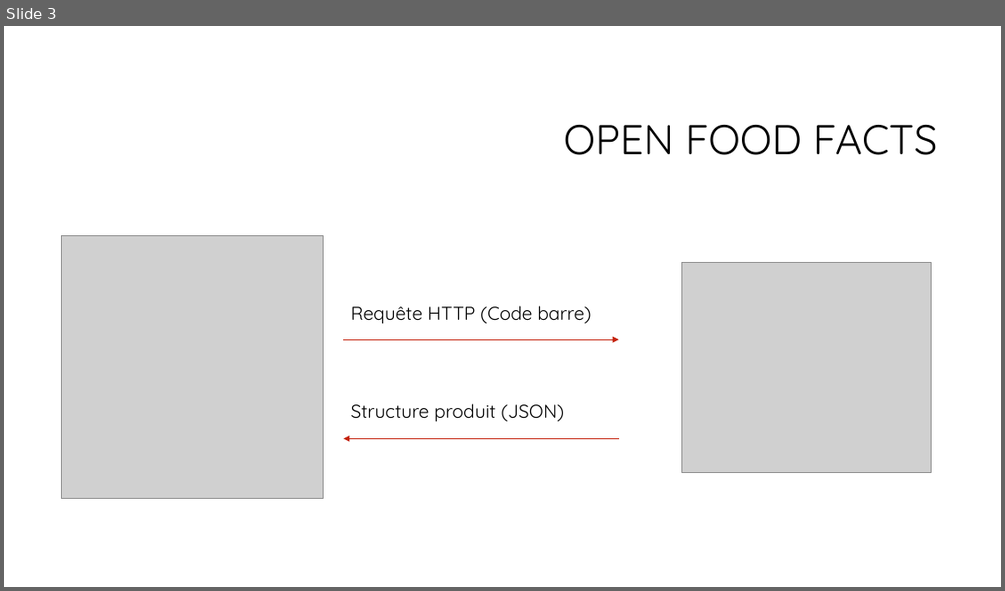
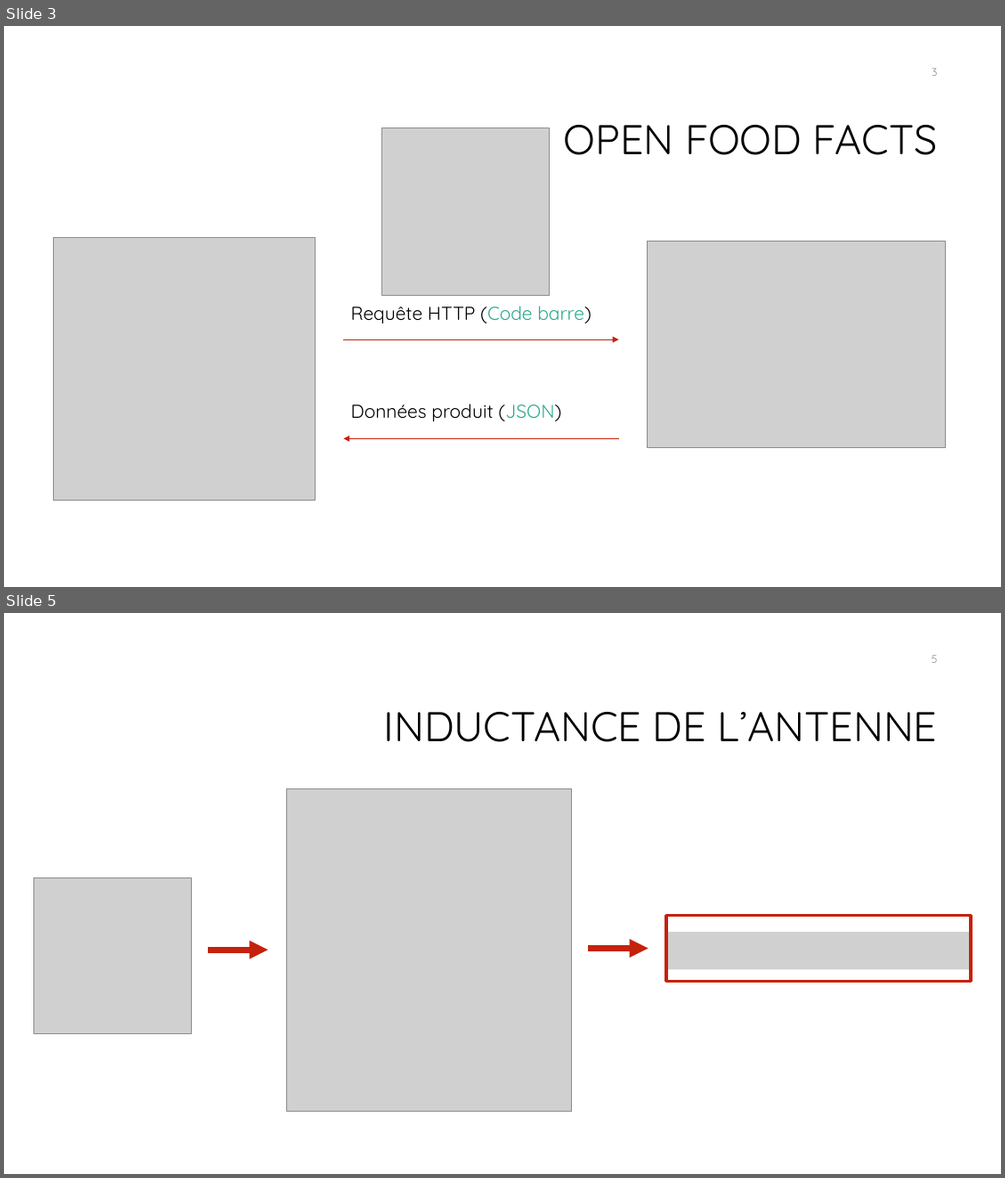
Before and after one commit to AlexFabre/Projet_RFID, a slide deck: 1-Documents/2-Delivrable/Poubelle_RFID_presentation.pptx. Shown one above the other, each under a label of ours: slide 3 before the commit, slides 3 and 5 after it; the slides between them are not shown. The pictures are 1005x591 and 1005x1178 pixels, drawn with LibreOffice and Linux fonts; fonts in the diff are those of the drawing; grey boxes stand for pictures; background and template pictures are left out. Boxes give left, top, right and bottom in pixels: in the first picture for what was removed or moved away, otherwise in the second. Text is boxed around its words. In the diff, an @@ line names an element or a change of style, - is before the commit and + after.

```diff
--- a/1-Documents/2-Delivrable/Poubelle_RFID_presentation.pptx
+++ b/1-Documents/2-Delivrable/Poubelle_RFID_presentation.pptx
@@ slide 5 added at [4, 613, 1001, 1174], background #FFFFFF @@
@@ page number added at [931, 655, 938, 663], 10.5 pt, text #8C8C8C @@
+5
@@ title added at [384, 712, 938, 742], 40 pt, text #000000 @@
+INDUCTANCE DE L’ANTENNE
@@ picture added at [287, 788, 572, 1111] @@
@@ picture added at [34, 877, 191, 1033] @@
@@ picture added at [666, 932, 971, 969] @@
@@ rectangle added at [666, 915, 971, 981], outline #C4220D 3 pt @@
@@ arrow added from (208, 949) to (268, 949), #C4220D 6 pt @@
@@ arrow added from (588, 948) to (647, 948), #C4220D 6 pt @@
@@ slide 3 changed as well @@
@@ page number added at [931, 68, 937, 76], 10.5 pt, text #8C8C8C @@
+3
@@ picture added at [382, 127, 550, 295] @@
@@ picture: place and size @@
-picture at [61, 236, 324, 499]
+picture at [53, 238, 316, 500]
@@ picture: place and size @@
-picture at [681, 263, 931, 473]
+picture at [647, 241, 946, 448]
@@ text "Requête HTTP (Code barre)" at [351, 305, 591, 323]: text colour #000000 to #2EA98F in "(Code barre)" @@
@@ text at [351, 403, 561, 421]: text changed @@
-Structure produit (JSON)
+Données produit (JSON)
```
Also in this commit, not shown: 2 other slides changed, 6 other slides added.
